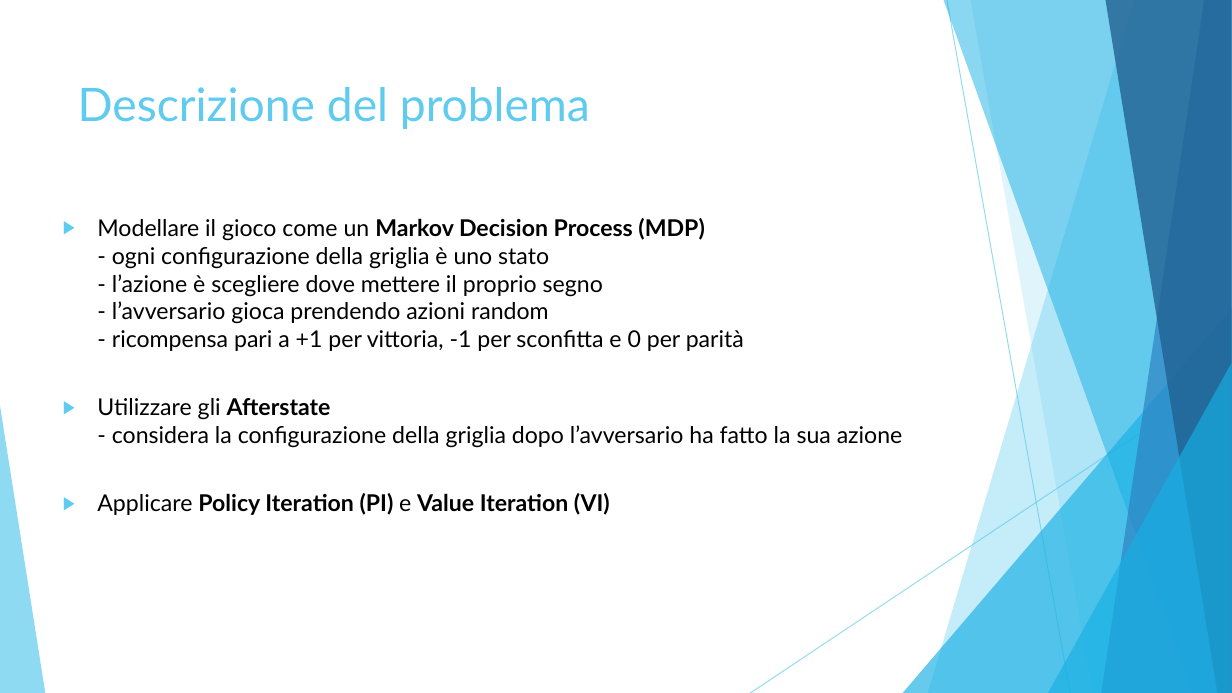
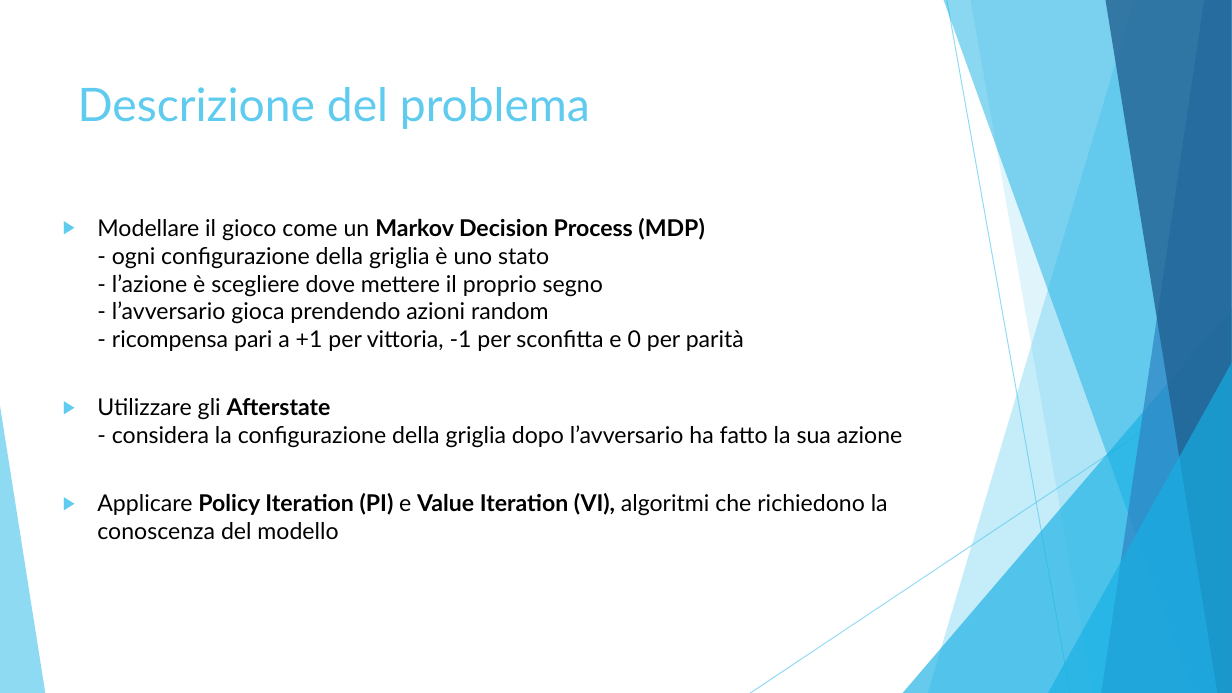
Before and after one commit to simonesinceri/MRL, a slide deck: slide 2 of Assignment 2/Presentation_Ass2.pptx. Drawn at 1232x693 pixels with LibreOffice and Linux fonts; fonts in the diff are those of the drawing. Boxes give left, top, right and bottom in pixels: in the first picture for what was removed or moved away, otherwise in the second. Text is boxed around its words. In the diff, an @@ line names an element or a change of style, - is before the commit and + after.

```diff
--- a/Assignment 2/Presentation_Ass2.pptx
+++ b/Assignment 2/Presentation_Ass2.pptx
@@ text at (97,493,888,539): text changed; bold off @@
-▶ Applicare Policy Iteration (PI) e Value Iteration (VI)
+▶ Applicare Policy Iteration (PI) e Value Iteration (VI), algoritmi che richiedono la conoscenza del modello
```
Also in this commit, not shown: 2 other files.
